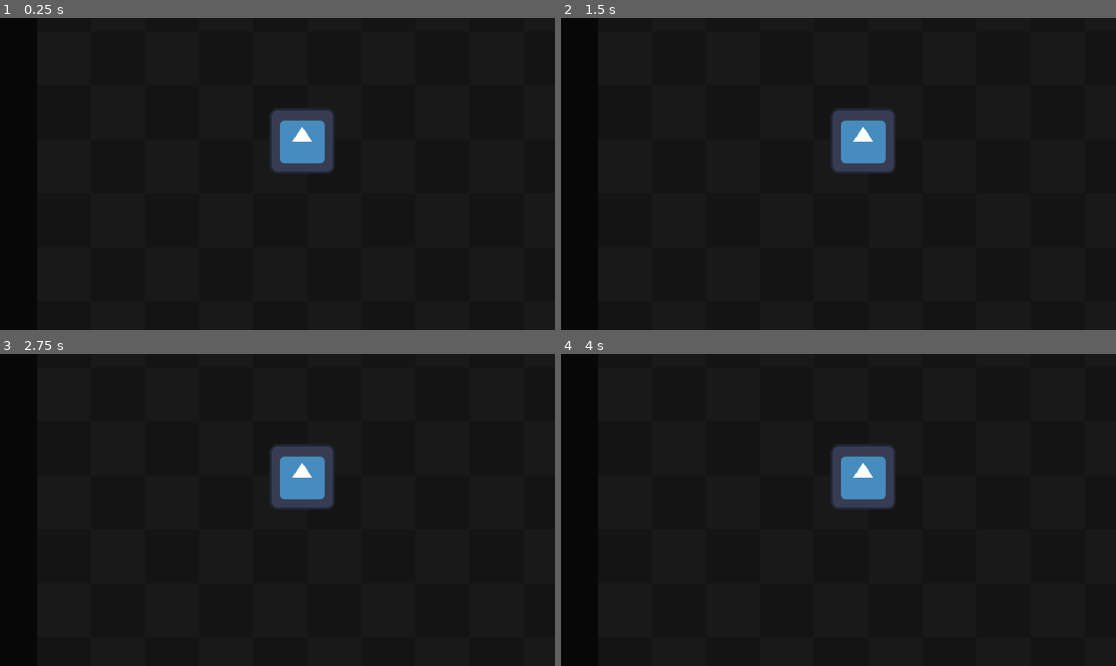
Above: before the commit, frames 1-4 (two rows, left to right).
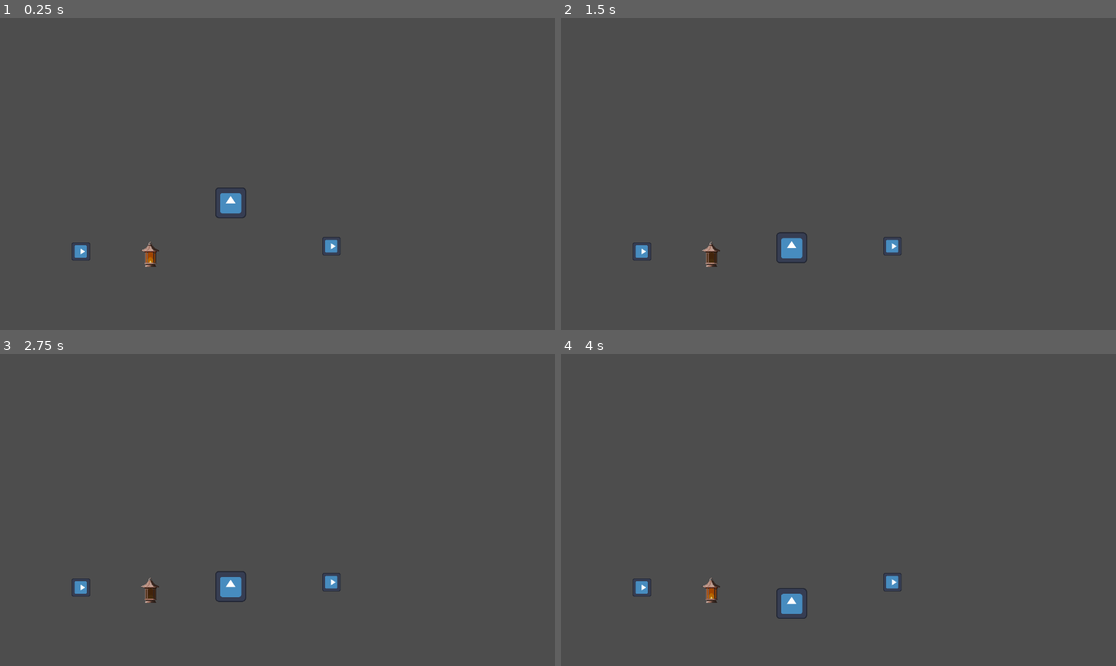
Above: after the commit, the same moments.

Repository: Kur3nai/Thread_the_dungeon
Game: Godot game, scene res://scene/main.tscn
Same seed, same stepped clock (60 frames per second), same inputs: the game is played once before the commit and once after it. Before the commit the project starts from res://scene/stage.tscn. The engine's default icon, where the game draws it, is replaced by a stand-in: a white triangle on a blue panel in a dark square.
Inputs:
- Up to frame 1 (0.25 s): no input
- Up to frame 2 (1.5 s): tap Enter (ui_accept) at 0.5, 0.77 s
- Up to frame 3 (2.75 s): tap Enter (ui_accept) at 1.52, 2 s
- Up to frame 4 (4 s): tap Enter (ui_accept) at 3.02, 3.77 s

The runs differ from the first frame. In frame 1, 99% of the frame differs, in the area x 0-100%, y 0-100%; in frame 2, 99%; in frame 3, 99%; in frame 4, 99%.
Error after the commit: Invalid assignment of property or key 'visible' with value of type 'bool' on a base object of type 'null instance'. (res://scripts/shady_x.gd:11)

Commit message:
Refactoring

Diff:
--- a/thread/project.godot
+++ b/thread/project.godot
@@ -11,7 +11,7 @@
 [application]
 
 config/name="Thread"
-run/main_scene="uid://b8u1j1oweuw4s"
+run/main_scene="uid://cml5ec7a2unp0"
 config/features=PackedStringArray("4.5", "Forward Plus")
 config/icon="res://icon.svg"
 
--- a/thread/scene/map_skeleton_0.tscn
+++ b/thread/scene/Level Design/map_skeleton_0.tscn
@@ -1,7 +1,7 @@
 [gd_scene load_steps=5 format=3 uid="uid://bhcfbggnsdsjb"]
 
-[ext_resource type="Texture2D" uid="uid://dj4gtiw67e8op" path="res://Game Jam .png" id="1_nh158"]
-[ext_resource type="PackedScene" uid="uid://bkobc3gdqdarc" path="res://player.tscn" id="2_artfx"]
+[ext_resource type="Texture2D" path="res://Game Jam .png" id="1_nh158"]
+[ext_resource type="PackedScene" uid="uid://cdyk5xj0fn7ea" path="res://scene/Mechanics/character.tscn" id="2_artfx"]
 
 [sub_resource type="TileSetAtlasSource" id="TileSetAtlasSource_x6kmp"]
 texture = ExtResource("1_nh158")
--- a/thread/scene/Light.tscn
+++ /dev/null
@@ -1,22 +0,0 @@
-[gd_scene load_steps=4 format=3 uid="uid://x1jn6h6qt1uk"]
-
-[ext_resource type="Texture2D" uid="uid://bqrcmjloegdv" path="res://icon.svg" id="1_gpgti"]
-[ext_resource type="Script" path="res://scripts/light.gd" id="1_ucn8g"]
-
-[sub_resource type="RectangleShape2D" id="RectangleShape2D_w0fau"]
-
-[node name="Light" type="Area2D" node_paths=PackedStringArray("target")]
-script = ExtResource("1_ucn8g")
-target = NodePath(".")
-
-[node name="CollisionShape2D" type="CollisionShape2D" parent="."]
-scale = Vector2(2.86514, 2.86514)
-shape = SubResource("RectangleShape2D_w0fau")
-
-[node name="Sprite2D" type="Sprite2D" parent="."]
-scale = Vector2(0.299102, 0.286861)
-texture = ExtResource("1_gpgti")
-flip_v = true
-
-[connection signal="body_entered" from="." to="." method="_on_body_entered"]
-[connection signal="body_exited" from="." to="." method="_on_body_exited"]
--- /dev/null
+++ b/thread/scene/Mechanics/Light.tscn
@@ -0,0 +1,81 @@
+[gd_scene load_steps=12 format=3 uid="uid://x1jn6h6qt1uk"]
+
+[ext_resource type="Script" uid="uid://do26ww877jwvu" path="res://scripts/light.gd" id="1_ucn8g"]
+[ext_resource type="Texture2D" uid="uid://e5wldlfeo34s" path="res://assets/Lantern 1 - Beonze and Orange.png" id="2_haytn"]
+
+[sub_resource type="AtlasTexture" id="AtlasTexture_hdfew"]
+atlas = ExtResource("2_haytn")
+region = Rect2(0, 0, 40, 56)
+
+[sub_resource type="AtlasTexture" id="AtlasTexture_c03y6"]
+atlas = ExtResource("2_haytn")
+region = Rect2(40, 0, 40, 56)
+
+[sub_resource type="AtlasTexture" id="AtlasTexture_0iuri"]
+atlas = ExtResource("2_haytn")
+region = Rect2(80, 0, 40, 56)
+
+[sub_resource type="AtlasTexture" id="AtlasTexture_oybjf"]
+atlas = ExtResource("2_haytn")
+region = Rect2(120, 0, 40, 56)
+
+[sub_resource type="AtlasTexture" id="AtlasTexture_vq6gn"]
+atlas = ExtResource("2_haytn")
+region = Rect2(0, 280, 40, 56)
+
+[sub_resource type="AtlasTexture" id="AtlasTexture_l5xjp"]
+atlas = ExtResource("2_haytn")
+region = Rect2(40, 280, 40, 56)
+
+[sub_resource type="AtlasTexture" id="AtlasTexture_uutpa"]
+atlas = ExtResource("2_haytn")
+region = Rect2(80, 280, 40, 56)
+
+[sub_resource type="SpriteFrames" id="SpriteFrames_xpt4t"]
+animations = [{
+"frames": [{
+"duration": 1.0,
+"texture": SubResource("AtlasTexture_hdfew")
+}, {
+"duration": 1.0,
+"texture": SubResource("AtlasTexture_c03y6")
+}, {
+"duration": 1.0,
+"texture": SubResource("AtlasTexture_0iuri")
+}, {
+"duration": 1.0,
+"texture": SubResource("AtlasTexture_oybjf")
+}, {
+"duration": 1.0,
+"texture": SubResource("AtlasTexture_vq6gn")
+}, {
+"duration": 1.0,
+"texture": SubResource("AtlasTexture_l5xjp")
+}, {
+"duration": 1.0,
+"texture": SubResource("AtlasTexture_uutpa")
+}],
+"loop": true,
+"name": &"default",
+"speed": 5.0
+}]
+
+[sub_resource type="RectangleShape2D" id="RectangleShape2D_w0fau"]
+
+[node name="Light" type="Area2D" node_paths=PackedStringArray("target")]
+script = ExtResource("1_ucn8g")
+target = NodePath(".")
+
+[node name="AnimatedSprite2D" type="AnimatedSprite2D" parent="."]
+position = Vector2(-2.3841858e-07, 4.7683716e-07)
+scale = Vector2(0.925, 0.925)
+sprite_frames = SubResource("SpriteFrames_xpt4t")
+autoplay = "default"
+
+[node name="CollisionShape2D" type="CollisionShape2D" parent="."]
+position = Vector2(-9.536743e-07, 3.8146973e-06)
+scale = Vector2(2.86514, 2.86514)
+shape = SubResource("RectangleShape2D_w0fau")
+
+[connection signal="body_entered" from="." to="." method="_on_body_entered"]
+[connection signal="body_exited" from="." to="." method="_on_body_exited"]
--- a/thread/scene/shady_x.tscn
+++ b/thread/scene/Mechanics/shady_x.tscn
@@ -21,9 +21,3 @@
 offset_top = -57.0
 offset_right = 110.0
 offset_bottom = -34.0
-
-[node name="Torch" type="Sprite2D" parent="."]
-position = Vector2(-54, -24)
-scale = Vector2(0.299102, 0.286861)
-texture = ExtResource("1_vrw6t")
-flip_v = true
--- a/thread/scene/character.tscn
+++ /dev/null
@@ -1,18 +0,0 @@
-[gd_scene load_steps=4 format=3 uid="uid://cdyk5xj0fn7ea"]
-
-[ext_resource type="Script" uid="uid://yusa7m2st2eb" path="res://character_body_2d.gd" id="1_k8rrn"]
-[ext_resource type="Texture2D" uid="uid://bqrcmjloegdv" path="res://icon.svg" id="2_d7vt2"]
-
-[sub_resource type="CircleShape2D" id="CircleShape2D_6k5wm"]
-radius = 59.0085
-
-[node name="Character" type="CharacterBody2D"]
-script = ExtResource("1_k8rrn")
-
-[node name="Sprite2D" type="Sprite2D" parent="."]
-position = Vector2(305, 20)
-texture = ExtResource("2_d7vt2")
-
-[node name="CollisionShape2D" type="CollisionShape2D" parent="."]
-position = Vector2(306, 21)
-shape = SubResource("CircleShape2D_6k5wm")
--- a/thread/scene/main.tscn
+++ b/thread/scene/main.tscn
@@ -1,10 +1,10 @@
 [gd_scene load_steps=7 format=3 uid="uid://cml5ec7a2unp0"]
 
-[ext_resource type="Script" path="res://scripts/main.gd" id="1_i81mx"]
-[ext_resource type="PackedScene" uid="uid://dslhvgulwx6x7" path="res://scene/shady_x.tscn" id="1_otxtt"]
-[ext_resource type="PackedScene" uid="uid://x1jn6h6qt1uk" path="res://scene/Light.tscn" id="2_hu6xg"]
-[ext_resource type="PackedScene" uid="uid://wnvlnsgd0l1o" path="res://scene/door.tscn" id="2_ygy10"]
-[ext_resource type="PackedScene" uid="uid://cfmlskvrau13d" path="res://scene/lamp.tscn" id="4_6326s"]
+[ext_resource type="Script" uid="uid://cwcnxwg0vywo5" path="res://scripts/main.gd" id="1_i81mx"]
+[ext_resource type="PackedScene" uid="uid://dslhvgulwx6x7" path="res://scene/Mechanics/shady_x.tscn" id="1_otxtt"]
+[ext_resource type="PackedScene" uid="uid://x1jn6h6qt1uk" path="res://scene/Mechanics/Light.tscn" id="2_hu6xg"]
+[ext_resource type="PackedScene" uid="uid://wnvlnsgd0l1o" path="res://scene/Mechanics/door.tscn" id="2_ygy10"]
+[ext_resource type="PackedScene" uid="uid://cfmlskvrau13d" path="res://scene/Mechanics/lamp.tscn" id="4_6326s"]
 
 [sub_resource type="WorldBoundaryShape2D" id="WorldBoundaryShape2D_ie3gd"]
 
--- a/thread/scene/stage.tscn
+++ /dev/null
@@ -1,52 +0,0 @@
-[gd_scene load_steps=8 format=3 uid="uid://b8u1j1oweuw4s"]
-
-[ext_resource type="Texture2D" uid="uid://cnin4tugd6ogx" path="res://assets/gridbase.png" id="1_c1lbh"]
-[ext_resource type="PackedScene" uid="uid://bqjxayfejqiwt" path="res://scene/lantern.tscn" id="2_svt74"]
-[ext_resource type="Script" uid="uid://1olo125eaxjh" path="res://scene/lighting.gd" id="4_d8w7t"]
-[ext_resource type="Shader" uid="uid://ckn6brjisi5tr" path="res://scene/lighting.gdshader" id="4_y15gs"]
-[ext_resource type="PackedScene" uid="uid://cdyk5xj0fn7ea" path="res://scene/character.tscn" id="5_vdh54"]
-
-[sub_resource type="ShaderMaterial" id="ShaderMaterial_vgrrk"]
-shader = ExtResource("4_y15gs")
-shader_parameter/lights = PackedVector2Array(0, 0, 0, 0, 0, 0, 0, 0, 0, 0, 0, 0, 0, 0, 0, 0, 0, 0, 0, 0, 0, 0, 0, 0, 0, 0, 0, 0, 0, 0, 0, 0, 0, 0, 0, 0, 0, 0, 0, 0, 0, 0, 0, 0, 0, 0, 0, 0, 0, 0, 0, 0, 0, 0, 0, 0, 0, 0, 0, 0, 0, 0, 0, 0, 0, 0, 0, 0, 0, 0, 0, 0, 0, 0, 0, 0, 0, 0, 0, 0, 0, 0, 0, 0, 0, 0, 0, 0, 0, 0, 0, 0, 0, 0, 0, 0, 0, 0, 0, 0, 0, 0, 0, 0, 0, 0, 0, 0, 0, 0, 0, 0, 0, 0, 0, 0, 0, 0, 0, 0, 0, 0, 0, 0, 0, 0, 0, 0, 0, 0, 0, 0, 0, 0, 0, 0, 0, 0, 0, 0, 0, 0, 0, 0, 0, 0, 0, 0, 0, 0, 0, 0, 0, 0, 0, 0, 0, 0, 0, 0, 0, 0, 0, 0, 0, 0, 0, 0, 0, 0, 0, 0, 0, 0, 0, 0, 0, 0, 0, 0, 0, 0, 0, 0, 0, 0, 0, 0, 0, 0, 0, 0, 0, 0, 0, 0, 0, 0, 0, 0)
-shader_parameter/number_of_lights = 1
-shader_parameter/modulate_color = Color(0, 0, 0, 1)
-shader_parameter/light_radius = 0.1
-shader_parameter/ambient_light = 0.1
-
-[sub_resource type="RectangleShape2D" id="RectangleShape2D_vdh54"]
-size = Vector2(1320.38, 20)
-
-[node name="Stage" type="Node2D"]
-scale = Vector2(1.06, 1.06)
-
-[node name="Sprite2D" type="Sprite2D" parent="."]
-position = Vector2(602, 344)
-scale = Vector2(1.06, 1.06)
-texture = ExtResource("1_c1lbh")
-
-[node name="CanvasLayer" type="CanvasLayer" parent="."]
-
-[node name="Lighting" type="ColorRect" parent="." groups=["lights"]]
-material = SubResource("ShaderMaterial_vgrrk")
-custom_minimum_size = Vector2(1500, 800)
-offset_left = -177.359
-offset_top = -109.434
-offset_right = 1322.64
-offset_bottom = 690.566
-scale = Vector2(1.06, 1.06)
-script = ExtResource("4_d8w7t")
-metadata/_edit_use_anchors_ = true
-
-[node name="Character" parent="." instance=ExtResource("5_vdh54")]
-position = Vector2(286.792, 220.755)
-
-[node name="StaticBody2D" type="StaticBody2D" parent="."]
-
-[node name="CollisionShape2D" type="CollisionShape2D" parent="StaticBody2D"]
-position = Vector2(595.283, 428.302)
-shape = SubResource("RectangleShape2D_vdh54")
-
-[node name="lantern" parent="." instance=ExtResource("2_svt74")]
-position = Vector2(145.283, 269.811)
-scale = Vector2(1.06, 1.06)
Binary file removed: thread/assets/gridbase.png
Not shown, removed: thread/assets/gridbase.png.import
Renamed: thread/scene/map_skeleton_1.tscn -> thread/scene/Level Design/map_skeleton_1.tscn
Renamed: thread/scene/map_skeleton_2.tscn -> thread/scene/Level Design/map_skeleton_2.tscn
Renamed: thread/scene/map_skeleton_3.tscn -> thread/scene/Level Design/map_skeleton_3.tscn
Renamed: thread/scene/door.tscn -> thread/scene/Mechanics/door.tscn
Renamed: thread/scene/lamp.tscn -> thread/scene/Mechanics/lamp.tscn
Not shown: 1 places in thread/scene/Mechanics/shady_x.tscn that only renumber resources
Not shown, removed: thread/scene/Placeholder.txt
Not shown, removed: thread/scripts/Placeholder1.txt
Renamed: thread/scene/lighting.gdshader -> thread/scripts/lighting.gdshader
Renamed: thread/scene/lighting.gdshader.uid -> thread/scripts/lighting.gdshader.uid
